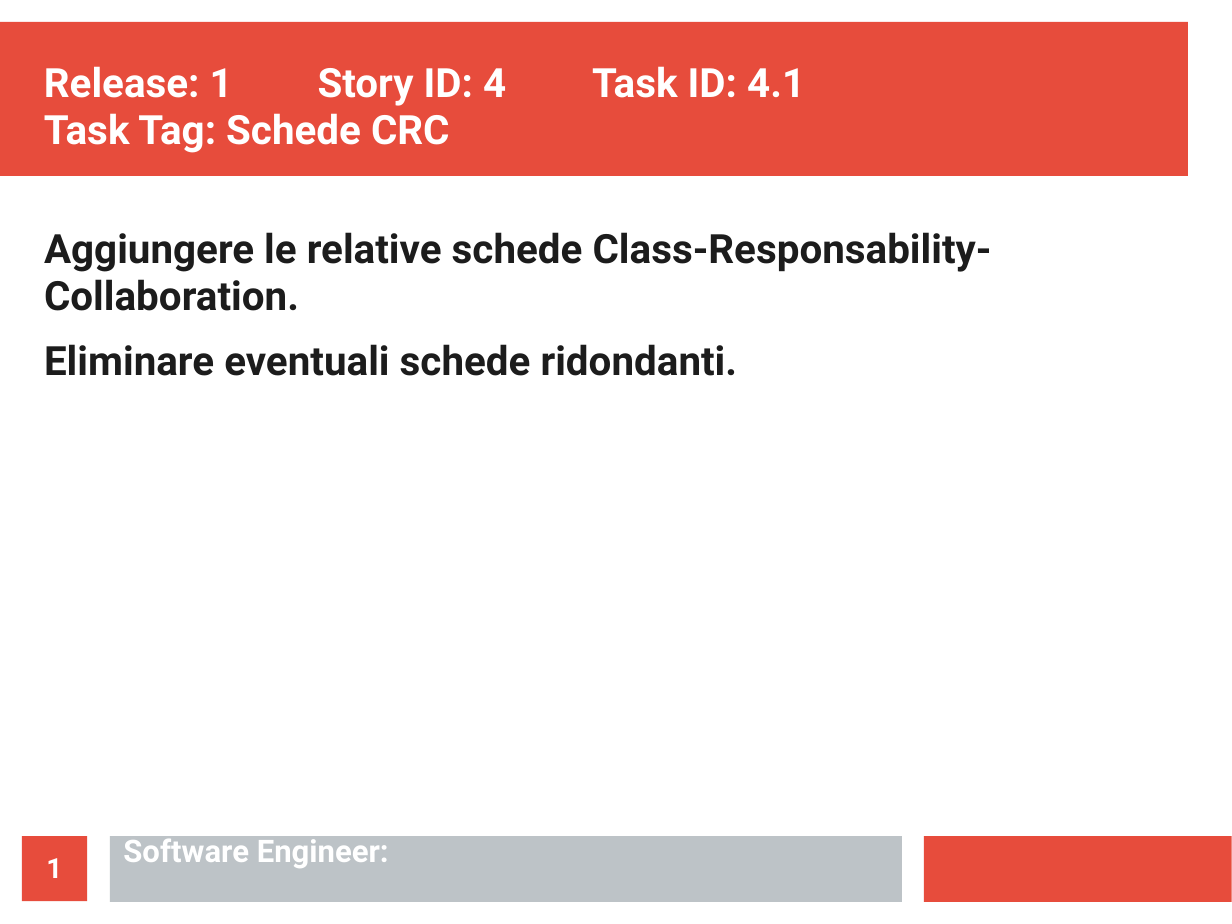
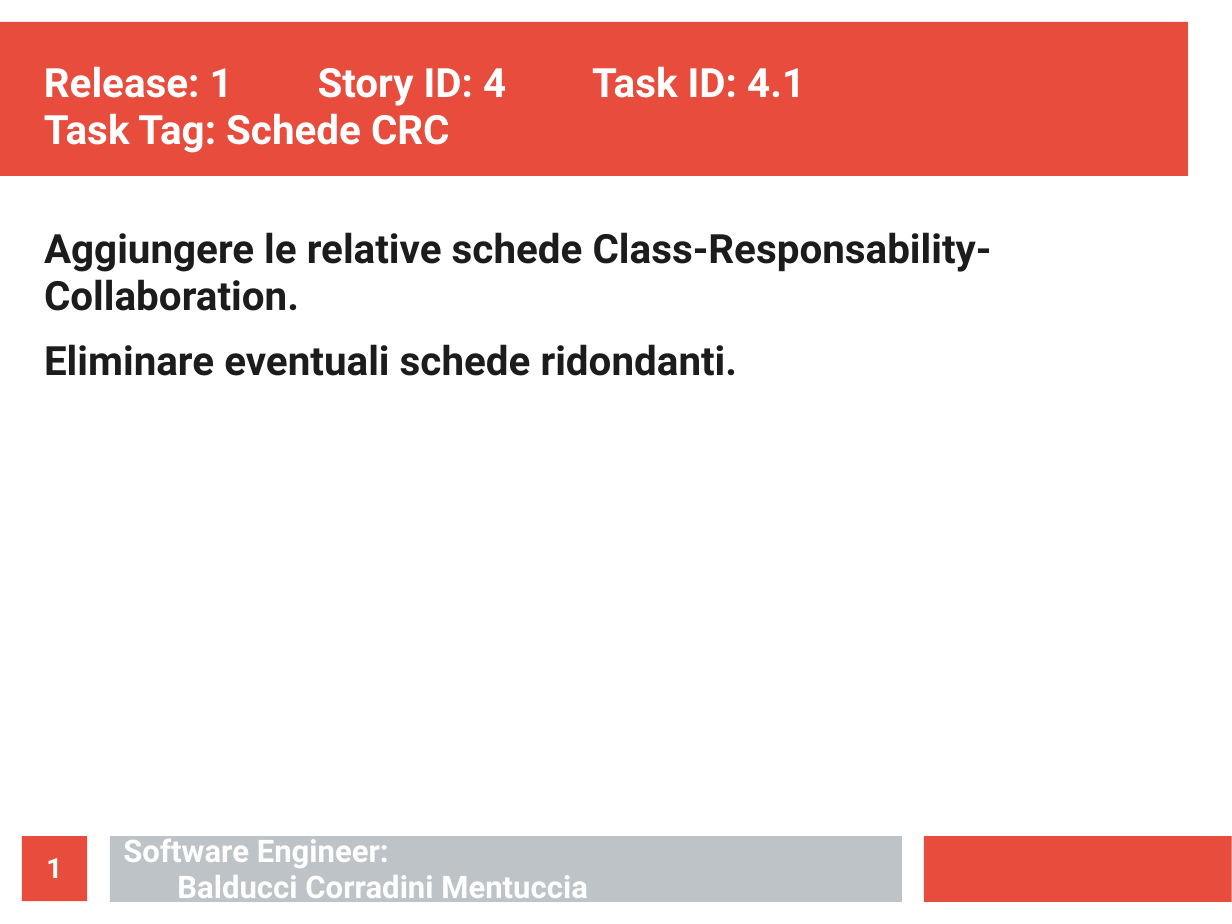
Before and after one commit to ecorradini/ProgettoIDS, a slide deck: slide 1 of AnalisiRequisiti/Task/UT4/TaskModEmergenza.ppt. Drawn at 1232x924 pixels with LibreOffice and Linux fonts; fonts in the diff are those of the drawing. Boxes give left, top, right and bottom in pixels: in the first picture for what was removed or moved away, otherwise in the second. Text is boxed around its words. In the diff, an @@ line names an element or a change of style, - is before the commit and + after.

```diff
--- a/AnalisiRequisiti/Task/UT4/TaskModEmergenza.ppt
+++ b/AnalisiRequisiti/Task/UT4/TaskModEmergenza.ppt
@@ text at [123, 834, 588, 906]: text changed @@
-Software Engineer:
+Software Engineer:
+Balducci Corradini Mentuccia
```
Also in this commit, not shown: 7 other slides changed, 2 other files.
